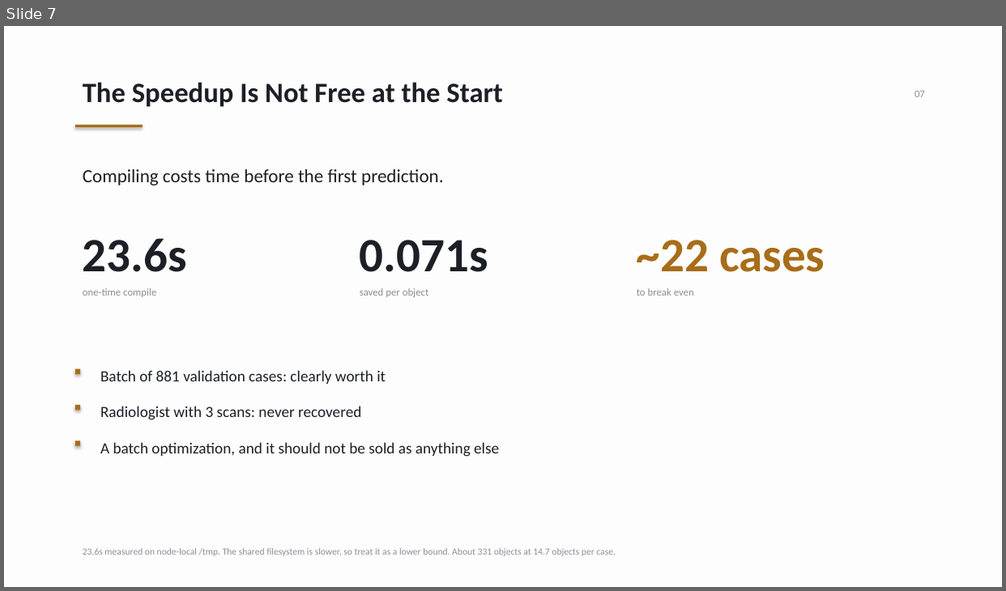
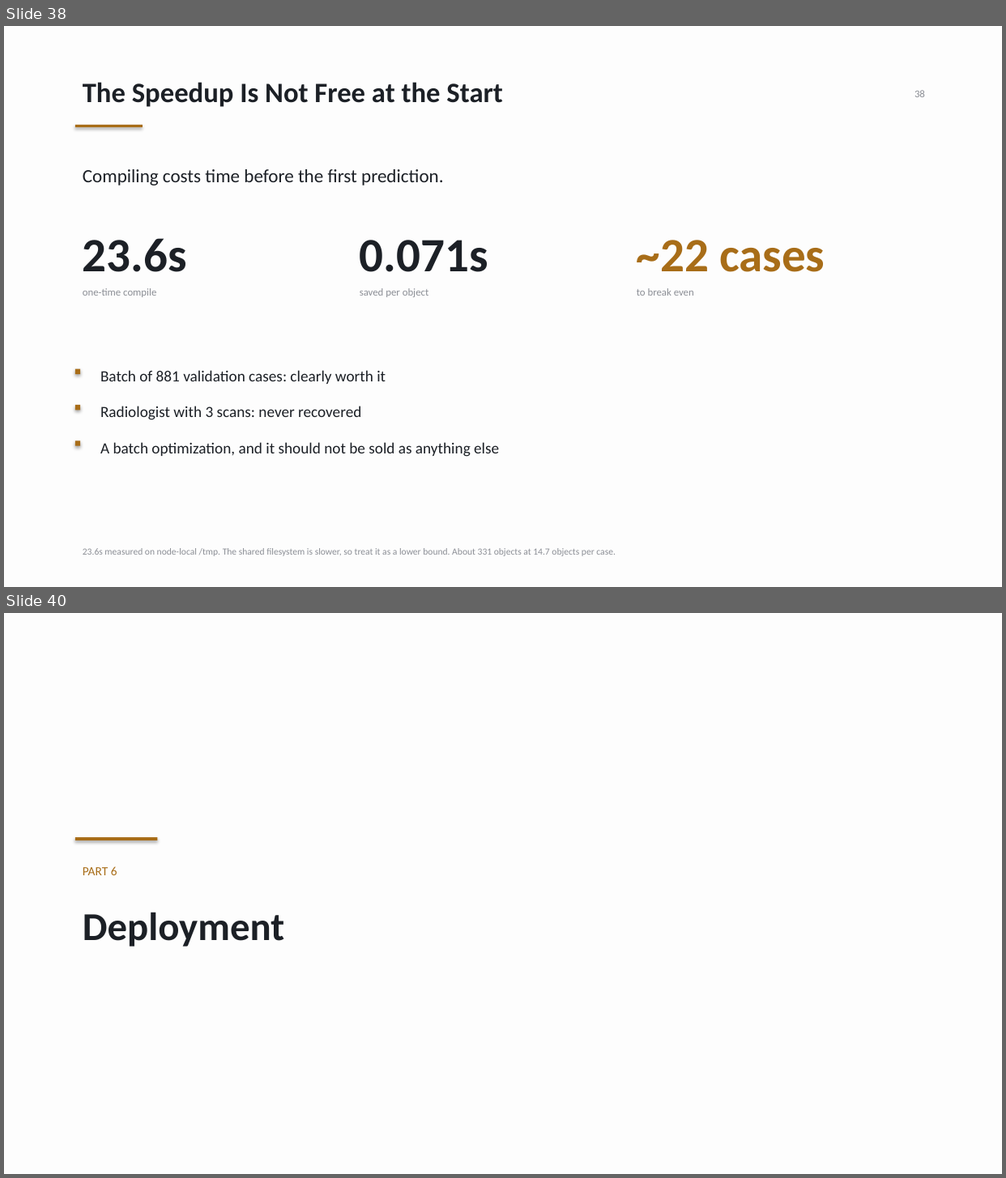
Before and after one commit to pentaexe/VoxTell-main, a slide deck: slides.pptx. Shown one above the other, each under a label of ours: slide 7 before the commit, slides 38 and 40 after it; the slides between them are not shown. The pictures are 1006x591 and 1006x1178 pixels, drawn with LibreOffice and Linux fonts; fonts in the diff are those of the drawing. Boxes give left, top, right and bottom in pixels: in the first picture for what was removed or moved away, otherwise in the second. Text is boxed around its words. In the diff, an @@ line names an element or a change of style, - is before the commit and + after.

```diff
--- a/slides.pptx
+++ b/slides.pptx
@@ slide 40 added at box(4, 613, 1002, 1174), background #FDFDFD @@
@@ rectangle added at box(75, 837, 157, 841), fill #A86D18 @@
@@ text added at box(83, 867, 117, 875), 12 pt, text #A86D18 @@
+PART 6
@@ text added at box(83, 912, 284, 947), 38 pt, text #1C2026, bold @@
+Deployment
@@ what was slide 7 is now slide 38 @@
@@ slide 38 changed as well @@
@@ text at box(914, 90, 925, 97): text changed @@
-07
+38
```
Also in this commit, not shown: 4 other slides changed, 45 other slides added, 3 slides removed, 1 other file.
